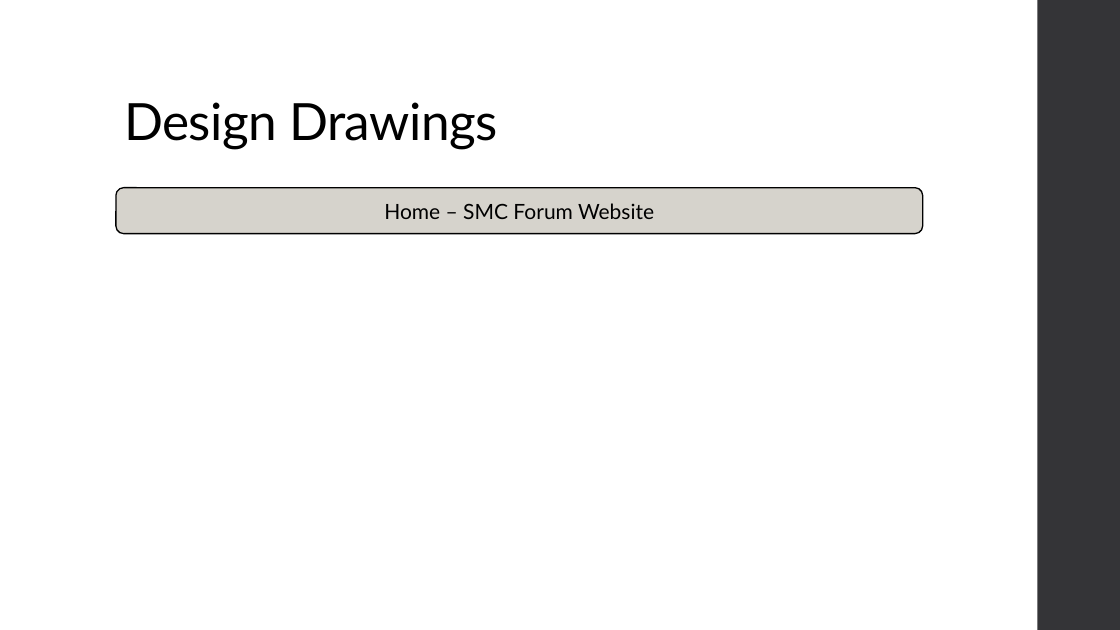
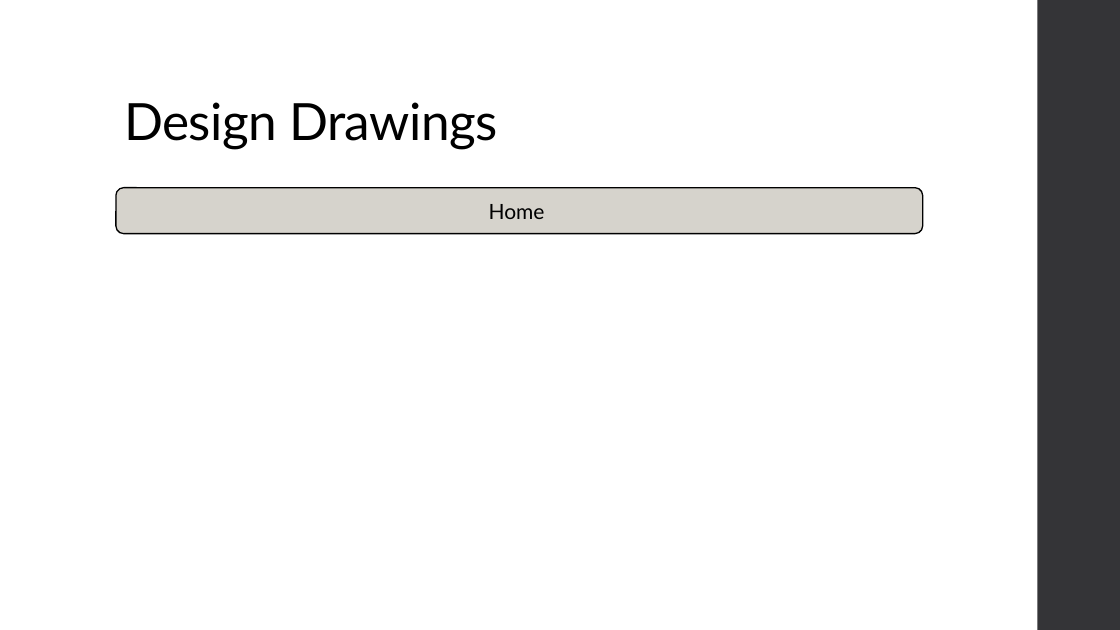
Before and after one commit to niuqaoJ-life/jollibee-fanpage, a slide deck: slide 15 of AS91903_91906_Evidence_Joaquin_Badenas.pptx. Drawn at 1120x630 pixels with LibreOffice and Linux fonts; fonts in the diff are those of the drawing. Boxes give left, top, right and bottom in pixels: in the first picture for what was removed or moved away, otherwise in the second. Text is boxed around its words. In the diff, an @@ line names an element or a change of style, - is before the commit and + after.

Commit message:
Redesigned wireframes for website
Made changes to wireframe on what the website wants to look like. As well as changed my purpose of my website.

```diff
--- a/AS91903_91906_Evidence_Joaquin_Badenas.pptx
+++ b/AS91903_91906_Evidence_Joaquin_Badenas.pptx
@@ text in rounded rectangle at (489,204,545,219): text changed @@
-Home – SMC Forum Website
+Home
```
Also in this commit, not shown: 6 other slides changed, 2 slides added.
